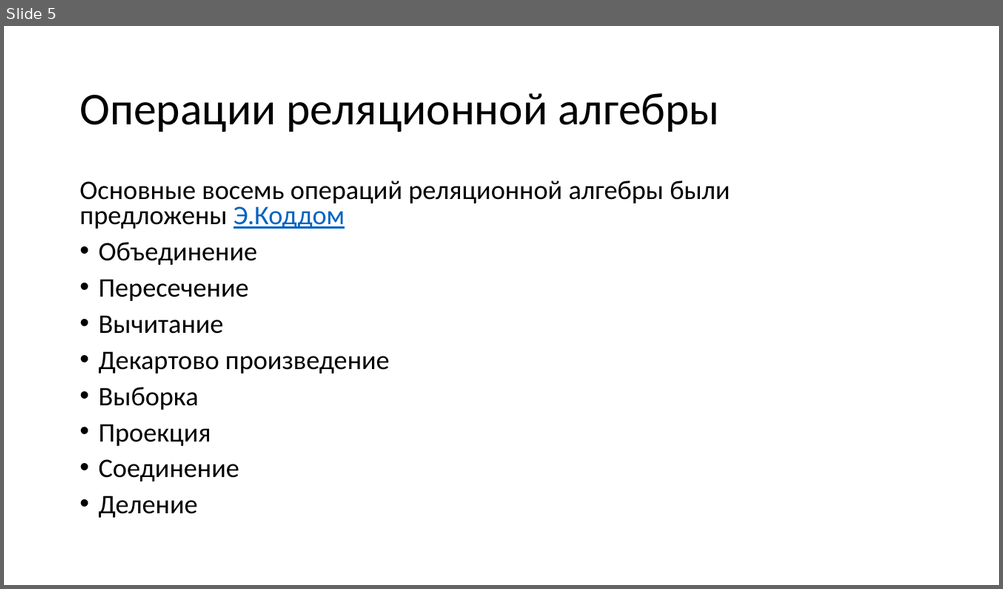
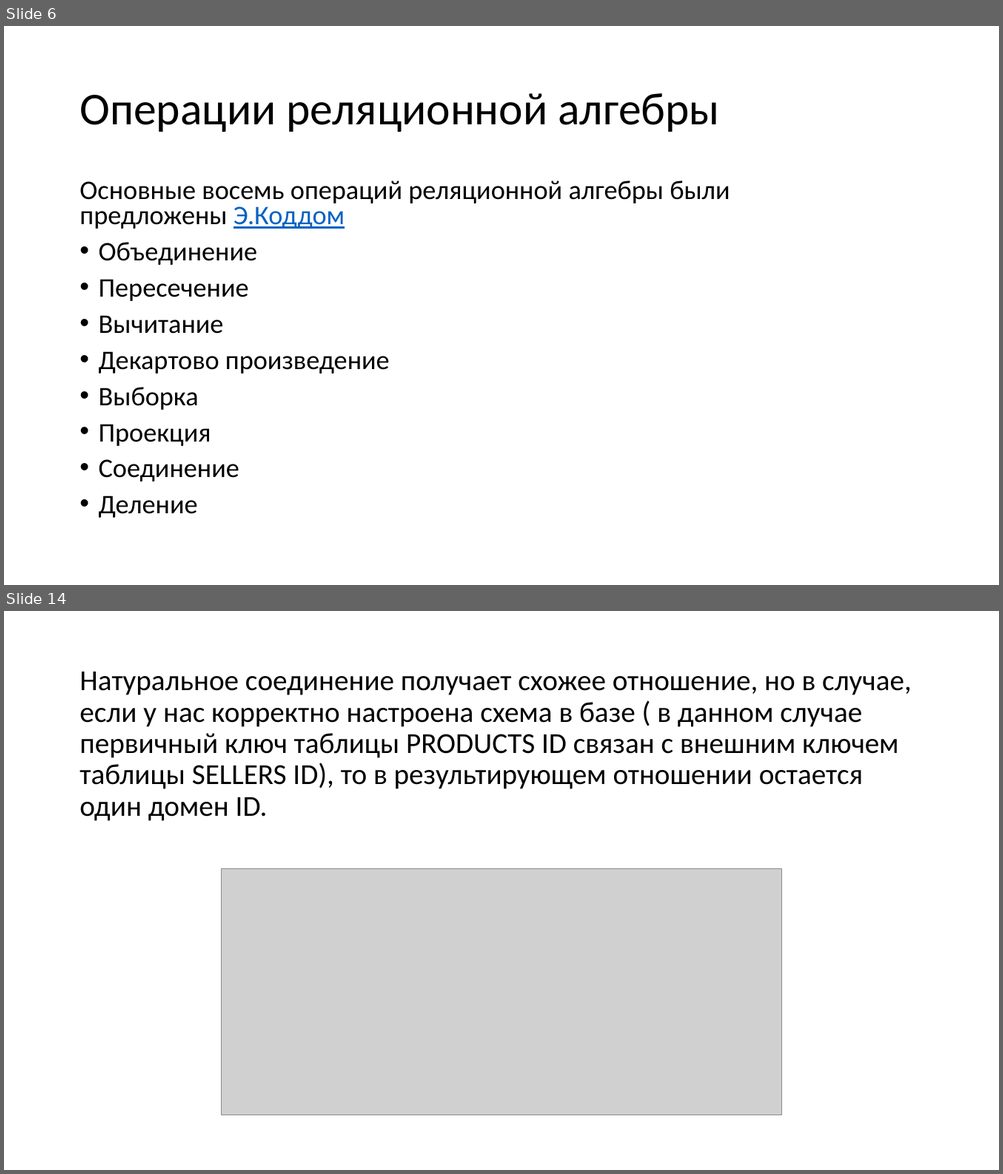
Before and after one commit to avdosev/DataBasePresentations, a slide deck: Реляционная Алгебра/Презентация.pptx. Shown one above the other, each under a label of ours: slide 5 before the commit, slides 6 and 14 after it; the slides between them are not shown. The pictures are 1003x589 and 1003x1174 pixels, drawn with LibreOffice and Linux fonts; fonts in the diff are those of the drawing; grey boxes stand for pictures. Boxes give left, top, right and bottom in pixels: in the first picture for what was removed or moved away, otherwise in the second. Text is boxed around its words. In the diff, an @@ line names an element or a change of style, - is before the commit and + after.

```diff
--- a/Реляционная Алгебра/Презентация.pptx
+++ b/Реляционная Алгебра/Презентация.pptx
@@ slide 14 added at bbox=[4, 611, 999, 1170], background #FFFFFF @@
@@ text added at bbox=[79, 672, 911, 821], 28 pt, text #000000 @@
+Натуральное соединение получает схожее отношение, но в случае, если у нас корректно настроена схема в базе ( в данном случае первичный ключ таблицы PRODUCTS ID связан с внешним ключем таблицы SELLERS ID), то в результирующем отношении остается один домен ID.
@@ picture added at bbox=[221, 869, 782, 1116] @@
@@ what was slide 5 is now slide 6 @@
```
Also in this commit, not shown: 2 slides changed, 10 other slides added, 5 slides removed.
